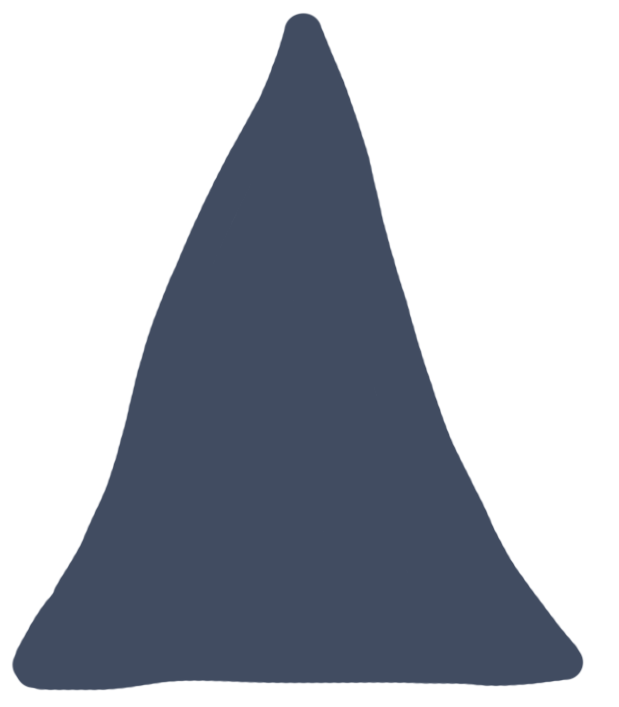
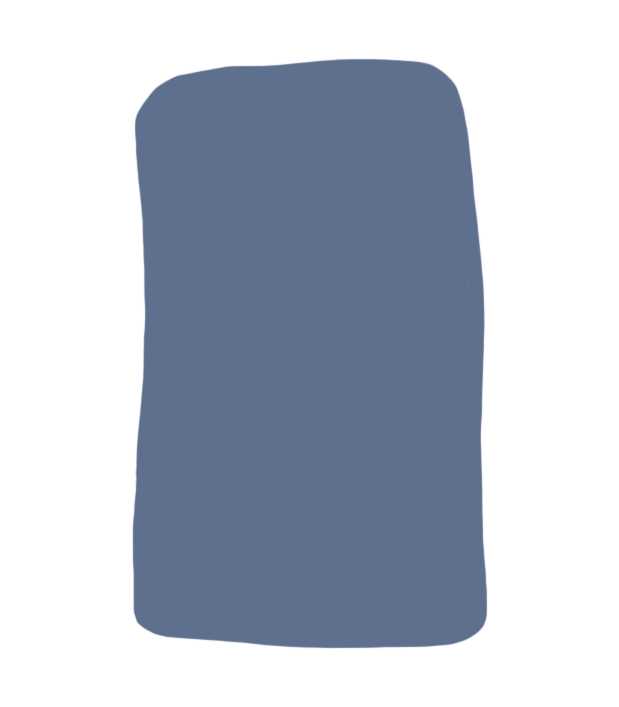
Layered file, before and after one edit (619px x 707px). Changes by layer:
painted on "Layer 9" over (11, 12, 584, 691)
